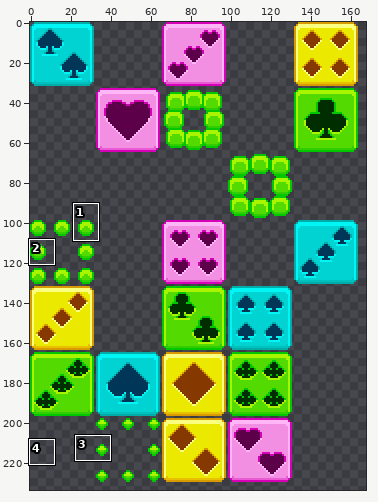
Two versions of one sprite sheet, puzzlesuit/atlas.png. The picture above shows the old version from afar; the outline marks the close-up.
Close-up. The starting point:
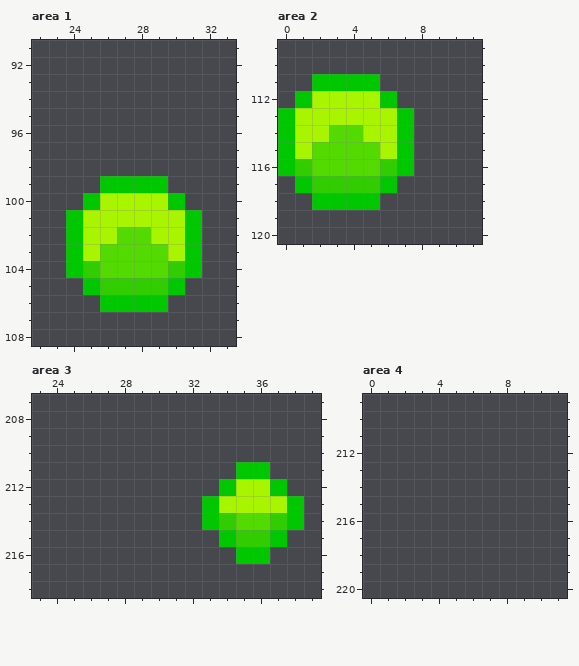
The file is 256x256 pixels. Shown: area 1: x 22..33, y 91..108; area 2: x 0..11, y 109..120; area 3: x 23..39, y 207..218; area 4: x 0..11, y 209..220. The old version is drawn lined up with the new one. The wide view leaves out empty margins. The commit also changed other parts of the picture, which this record leaves out.
After the commit:
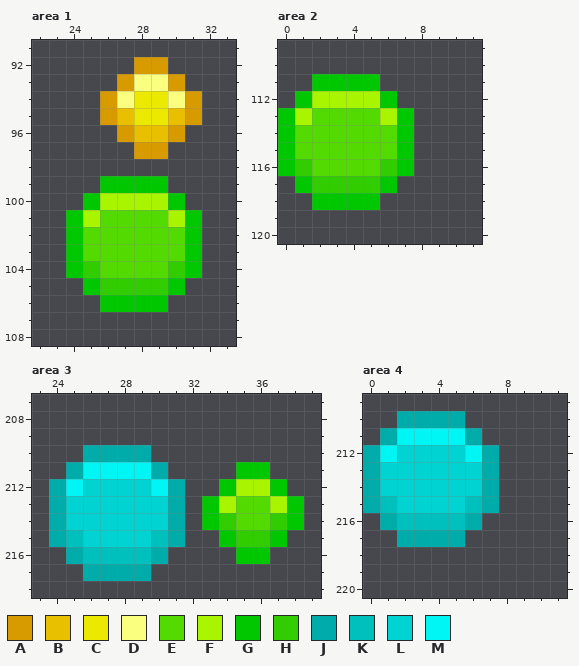
Palette (. is transparent): A #d79b00  B #e9c000  C #ebe900  D #faff7f  E #53da00  F #a9f500  G #00c700  H #31cd00  J #00acaa  K #00c0be  L #00d3d2  M #00f6f5
The exact change:
drawings rearranged on the sheet (the old picture shows each at its new place)
Area 1:
Colour A is added in row 92 at x 28 to 29; in row 93 at x 27 and 30; in rows 94 to 95 at x 26 and 31; in row 96 at x 27 and 30; in row 97 at x 28 to 29.
Colour B is added in row 95 at x 27 and 30; in row 96 at x 28 to 29.
Colour C is added in rows 94 to 95 at x 28 to 29.
Colour D is added in row 93 at x 28 to 29; in row 94 at x 27 and 30.
Colour E replaces colour F in row 101 at x 26 to 29; in row 102 at x 25 to 26 and 29 to 30; in row 103 at x 25 and 30.
Area 2:
Colour E replaces colour F in row 113 at x 2 to 5; in row 114 at x 1 to 2 and 5 to 6; in row 115 at x 1 and 6.
Area 3:
Colour E replaces colour F in row 213 at x 35 to 36.
Colour J is added in row 210 at x 26 to 29; in row 211 at x 25 and 30; in rows 212 to 215 at x 24 and 31; in row 216 at x 25 and 30; in row 217 at x 26 to 29.
Colour K is added in row 215 at x 25 and 30; in row 216 at x 26 to 29.
Colour L is added in row 212 at x 26 to 29; in rows 213 to 214 at x 25 to 30; in row 215 at x 26 to 29.
Colour M is added in row 211 at x 26 to 29; in row 212 at x 25 and 30.
Area 4:
Colour J is added in row 210 at x 2 to 5; in row 211 at x 1 and 6; in rows 212 to 215 at x 0 and 7; in row 216 at x 1 and 6; in row 217 at x 2 to 5.
Colour K is added in row 215 at x 1 and 6; in row 216 at x 2 to 5.
Colour L is added in row 212 at x 2 to 5; in rows 213 to 214 at x 1 to 6; in row 215 at x 2 to 5.
Colour M is added in row 211 at x 2 to 5; in row 212 at x 1 and 6.
Boxes around the changes in both close-ups, in picture pixels (x1, y1, x2, y2):
changed: (83, 57, 202, 261)
changed: (295, 108, 397, 159)
added: (49, 445, 185, 581)
changed: (236, 496, 270, 513)
added: (363, 411, 499, 547)
